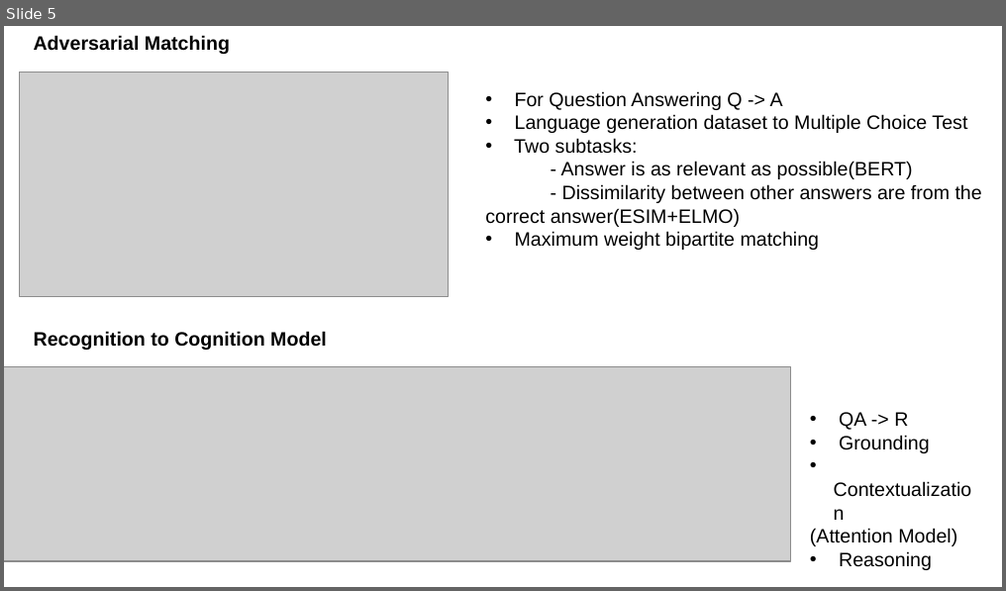
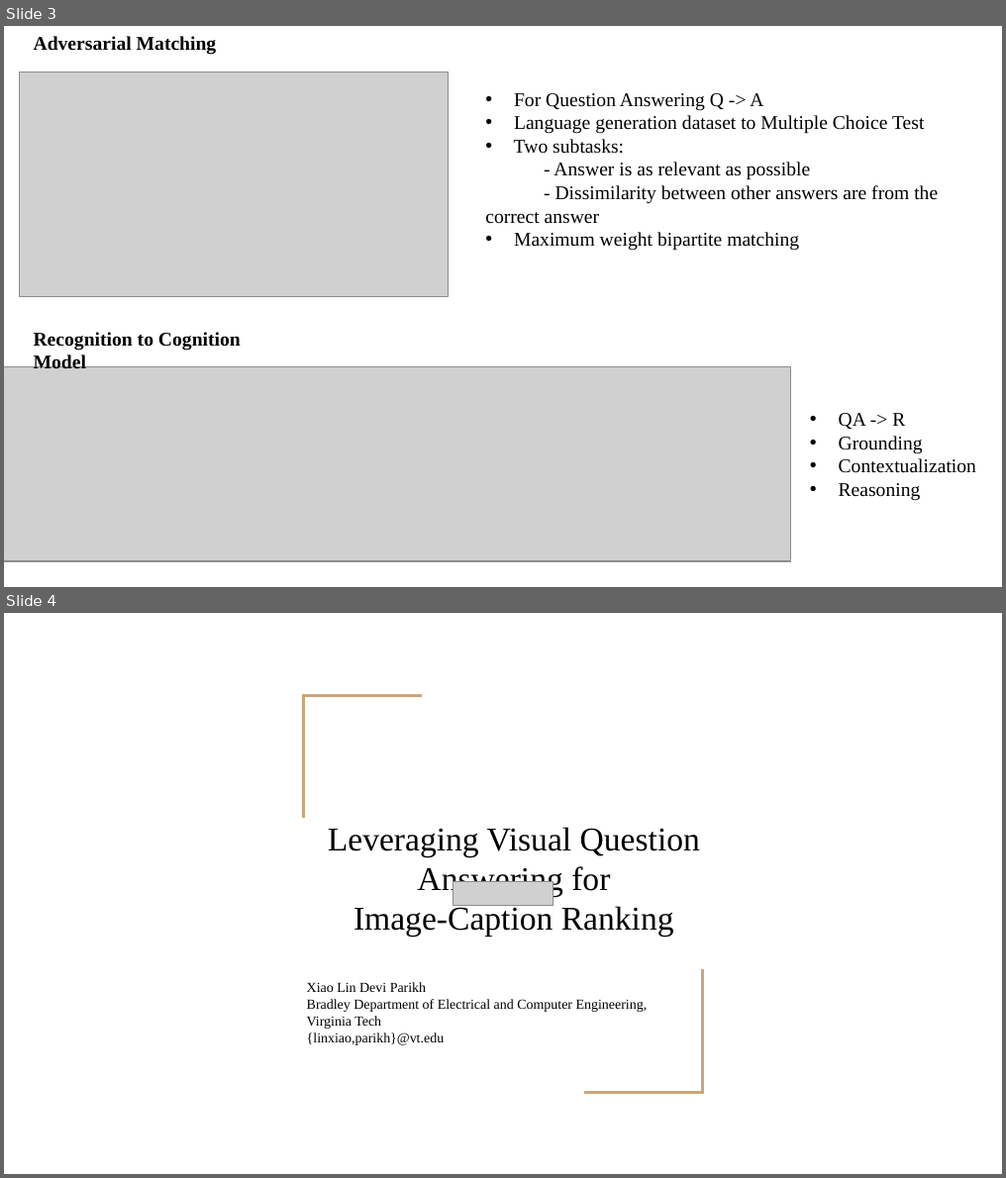
Before and after one commit to VarunBohara/Mini-Project-Documents, a slide deck: Literature Survey 2.pptx. Shown one above the other, each under a label of ours: slide 5 before the commit, slides 3 and 4 after it. The pictures are 1006x591 and 1006x1178 pixels, drawn with LibreOffice and Linux fonts; fonts in the diff are those of the drawing; grey boxes stand for pictures. Boxes give left, top, right and bottom in pixels: in the first picture for what was removed or moved away, otherwise in the second. Text is boxed around its words. In the diff, an @@ line names an element or a change of style, - is before the commit and + after.

```diff
--- a/Literature Survey 2.pptx
+++ b/Literature Survey 2.pptx
@@ slide 4 added at (4, 613, 1002, 1174), background #FFFFFF @@
@@ freeform shape added at (303, 696, 421, 819), outline #CCA677 2.25 pt @@
@@ title added at (328, 827, 700, 937), 24 pt, text #000000 @@
+Leveraging Visual Question Answering for
+Image-Caption Ranking
@@ picture added at (453, 881, 552, 905) @@
@@ text added at (307, 982, 648, 1046), 10 pt, text #000000 @@
+Xiao Lin Devi Parikh
+Bradley Department of Electrical and Computer Engineering,
+Virginia Tech
+{linxiao,parikh}@vt.edu
@@ freeform shape added at (585, 969, 703, 1092), outline #CCA677 2.25 pt @@
@@ what was slide 5 is now slide 3 @@
@@ slide 3 changed as well @@
@@ text at (514, 93, 924, 251): font Arial to Times New Roman in "For Question Answering Q -> A", "Language generation dataset to Multiple Choice Test", "Two subtasks:", "Maximum weight bipartite matching" @@
@@ text at (485, 162, 938, 224): text changed; font Arial to Times New Roman @@
-- Answer is as relevant as possible(BERT)
-- Dissimilarity between other answers are from the correct answer(ESIM+ELMO)
+- Answer is as relevant as possible
+- Dissimilarity between other answers are from the correct answer
@@ font Arial to Times New Roman in 3 elements at (34, 36, 217, 55), (34, 332, 241, 369), (839, 413, 976, 501) @@
@@ text at (810, 528, 957, 547): paragraph removed @@
-(Attention Model)
```
Also in this commit, not shown: 1 other slide changed, 13 other slides added, 9 slides removed.
